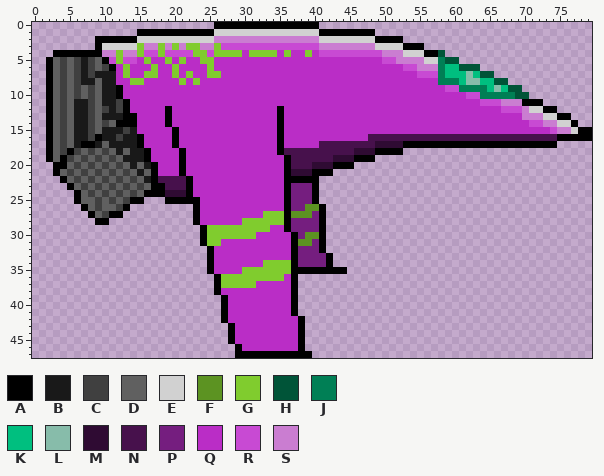
Sprite sheet: Assets/Sprites/Player/Ship.png. That is the earlier state.
The file is 80x48 pixels.
Palette (. is transparent): A #000000  B #191919  C #404040  D #606060  E #d1d1d1  F #5c9322  G #80cc2e  H #005438  J #007f55  K #00bf7f  L #87bcaa  M #2f0b33  N #47114c  P #751e7f  Q #ba2dc6  R #c84ad3  S #ca7dd1
The result:
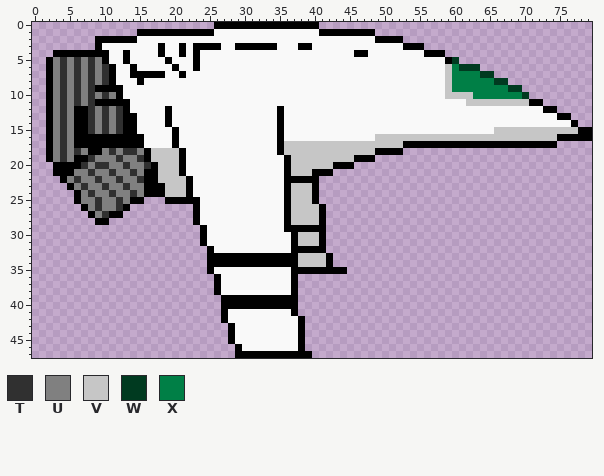
Colours new in this view: T #303030  U #808080  V #c6c6c6  W #003a20  X #007f46
The author wrote: Change Ship Color To White After deliberation, the ship color was changed to be white.
Edits made:
colour Q: #ba2dc6 -> #f9f9f9
y 1: x 26..40 EEEEEEEEEEEEEEE -> QQQQQQQQQQQQQQQ
y 2: x 15..48 EEEEEEEEEEESSSSSSSSSSSSSSSEEEEEEEE -> QQQQQQQQQQQQQQQQQQQQQQQQQQQQQQQQQQ
y 3: x 10..52 EEEEEGSSGSGSGGSSGRRRRRRRRRRRRRRSSSSSSSSEEEE -> QQQQQQQQAQQAQAAAAQQAAAAAAQQQAAQQQQQQQQQQQQQ
y 4: x 10..29 SSGSSGRRGRRRRGGRGGGG -> AQQAQQQQAQQAQAQQQQQQ; x 31..34 GGGG -> QQQQ; x 36 G -> Q; x 39 G -> Q; x 41..55 RRRRRRRRRSSSEEE -> QQQQQAAQQQQQQQQ; x 58 H -> A
y 5: x 3..9 DCDCBCD -> UTUTUTU; x 11..14 RGRR -> QQAQ; x 16 G -> Q; x 19 G -> A; x 21 G -> Q; x 23..25 QGG -> AQQ; x 50..60 RRSSSSEEJHH -> QQQQQQQQQAW
y 6: x 3..10 DCDCBCDC -> UTUTUTUT; x 13..14 GQ -> QA; x 17 G -> Q; x 20 G -> A; x 23 Q -> A; x 25 G -> Q; x 53..63 RRSSSJKKHHH -> QQQQQQVXWWW
y 7: x 3..11 DCDCBCBBB -> UTUTUTUTA; x 13..18 GQQGGQ -> QAAAAA; x 20..22 GQG -> QAQ; x 25..26 GG -> QQ; x 55..65 RRRJKKKLKHH -> QQQQVXXXXWW
y 8: x 3..11 DCDCBBDBB -> UTUTUTUTA; x 14..15 GG -> QA; x 21 G -> Q; x 23 G -> Q; x 58..67 JJJKLLKKHH -> QVXXXXXXWW
y 9: x 3..11 DCDCDCDBB -> UTUTUTAAA; x 59..69 RRJJJJKLKHH -> VXXXXXXXXWW
y 10: x 3..11 DCDCDCDBB -> UTUTUTUTU; x 59..70 QQQRRJJJJJHH -> VVVVXXXXXXXW
y 11: x 3..12 DCDBBCDBBC -> UTUTUTAAAA; x 62..70 QQRRRSSSA -> VVVVVVVVV
y 12: x 3..12 DCDBBCDCBC -> UTUAATUTUT; x 67..72 RRRSEE -> QQQQQQ
y 13: x 3..12 DCDBBCDBBB -> UTUAATUTUT; x 70..74 SSSEE -> QQQQQ
y 14: x 3..12 DCDBBCDCDA -> UTUAATUTUT; x 71..76 RRSSEE -> QQQQQQ
y 15: x 3..14 DCDBBCDBBBCB -> UTUAATUTUTAA; x 66..77 QQQQQQQQRSSE -> VVVVVVVVVVVV
y 16: x 3..8 DCDBBC -> UTUAAA; x 10..14 BBCBB -> AAAAA; x 48..74 NNNNNNNNNNNNNNNNNNNNNNNNNNN -> QVVVVVVVVVVVVVVVVVVVVVVVVVV
y 17: x 3..6 DCDB -> UTUA; x 9..14 BDBBBB -> AAAAAA; x 36..52 QQQQQNNNNNNNNMMMM -> VVVVVVVVVVVVVVVVV
y 18: x 3..15 DCACDCDCDBDBB -> UTUTUAAUTUTTU; x 17..20 QQQQ -> VVVV; x 36..48 NNNNNNNNNNMMM -> VVVVVVVVVVVVV
y 19: x 3..15 DACDCDCDCDBBB -> UTUAATUUUTUUT; x 17..20 QQQQ -> VVVV; x 37..45 NNNNNNMMM -> VVVVVVVVV
y 20: x 5..16 DCDCDCDCDBDB -> AATUTTUUTUUT; x 18..20 QQQ -> VVV; x 37..42 NNNMMM -> VVVVVV
y 21: x 4..16 DCDCDCDCDCDBD -> AAUUTUUTUUTUA; x 18..20 QQQ -> VVV; x 37..39 MMM -> VVV
y 22: x 5..16 DCDCDCDCDCDB -> UTUUTUUTUUTA; x 18..21 NNNN -> VVVV
y 23: x 6..16 DCDCDCDCDCD -> UTUUTUUTUUA; x 19..21 NNN -> VVV; x 37..39 PPP -> VVV
y 24: x 7..15 DCDCDCDCD -> UTUUTUUTU; x 19..21 MMM -> VVV; x 37..39 PPP -> VVV
y 25: x 7..13 DDCDCDC -> UUTUUTU; x 37..39 PPP -> VVV
y 26: x 8..12 DCDDC -> UTUUT; x 37..40 PPFF -> VVVV
y 27: x 9..10 DC -> UT; x 33..35 GGG -> QQQ; x 37..40 FFFP -> VVVV
y 28: x 30..35 GGGGGG -> QQQQQQ; x 37..40 PPPP -> VVVV
y 29: x 25..33 GGGGGGGGG -> QQQQQQQQQ; x 37..40 PPPP -> AAAA
y 30: x 25..31 GGGGGGG -> QQQQQQQ; x 38..40 PFF -> VVV
y 31: x 25..26 GG -> QQ; x 38..40 FFP -> VVV
y 32: x 38..40 PPP -> AAA
y 33: x 26..36 QQQQQQQQQQQ -> AAAAAAAAAAA; x 38..41 PPPP -> VVVV
y 34: x 26..36 QQQQQQQGGGG -> AAAAAAAAAAA; x 38..41 PPPP -> VVVV
y 35: x 30..36 GGGGGGG -> QQQQQQQ
y 36: x 27..35 GGGGGGGGG -> QQQQQQQQQ
y 37: x 27..31 GGGGG -> QQQQQ
y 39..40: x 28..36 QQQQQQQQQ -> AAAAAAAAA
